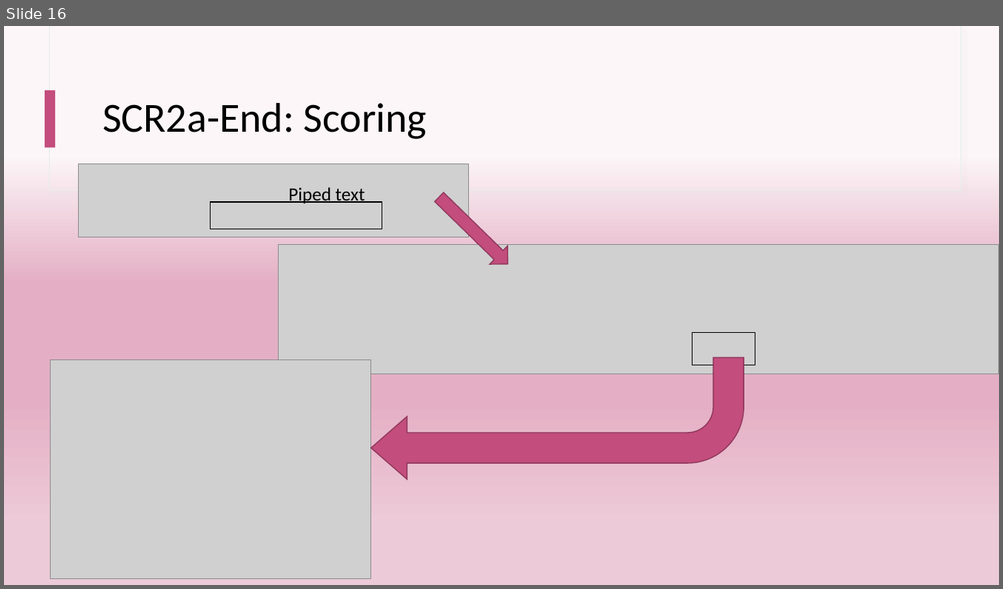
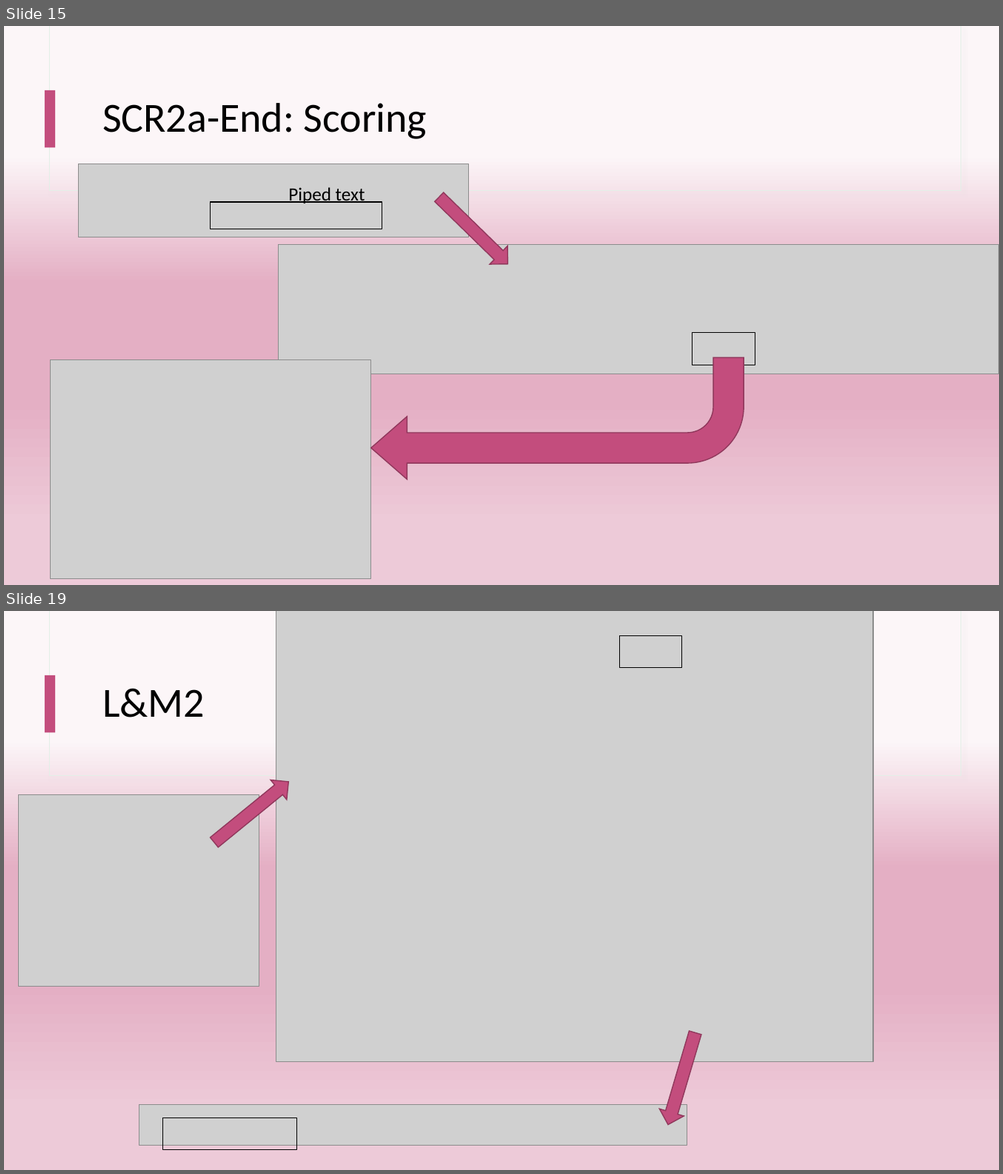
Before and after one commit to kayaulai/qualtrics-experiment-tutorial, a slide deck: slides.pptx. Shown one above the other, each under a label of ours: slide 16 before the commit, slides 15 and 19 after it; the slides between them are not shown. The pictures are 1003x589 and 1003x1174 pixels, drawn with LibreOffice and Linux fonts; fonts in the diff are those of the drawing; grey boxes stand for pictures. Boxes give left, top, right and bottom in pixels: in the first picture for what was removed or moved away, otherwise in the second. Text is boxed around its words. In the diff, an @@ line names an element or a change of style, - is before the commit and + after.

```diff
--- a/slides.pptx
+++ b/slides.pptx
@@ slide 19 added at box(4, 611, 999, 1170), background gradient #FCF6F8 to #E4AFC4 to #EDCAD8; not listed: 3 template elements that a slide beside it also shows @@
@@ picture added at box(276, 611, 874, 1062) @@
@@ rectangle added at box(620, 635, 683, 668), outline #000000 0.75 pt @@
@@ title added at box(102, 688, 205, 718), 40 pt, text #000000 @@
+L&M2
@@ right arrow added at box(206, 772, 296, 853), fill #C34D7D, outline #90395C 1 pt @@
@@ picture added at box(18, 795, 259, 986) @@
@@ right arrow added at box(656, 1029, 708, 1128), fill #C34D7D, outline #90395C 1 pt @@
@@ picture added at box(139, 1105, 687, 1146) @@
@@ rectangle added at box(163, 1119, 296, 1150), outline #000000 0.75 pt @@
@@ what was slide 16 is now slide 15 @@
```
Also in this commit, not shown: 12 other slides added, 1 slide removed.
